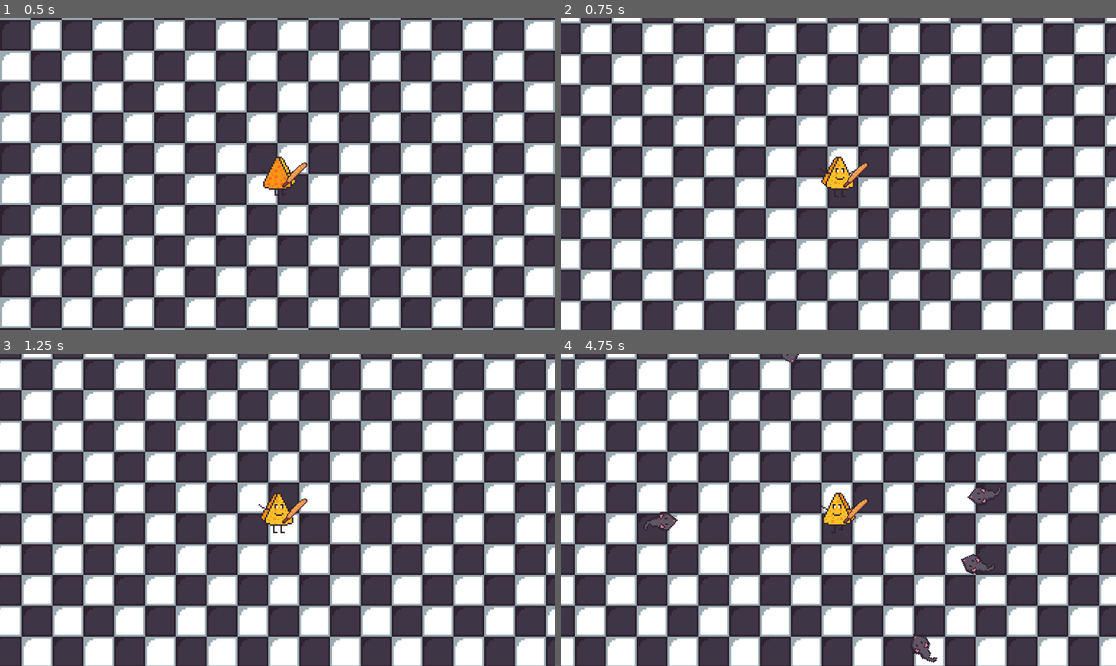
Above: before the commit, frames 1-4 (two rows, left to right).
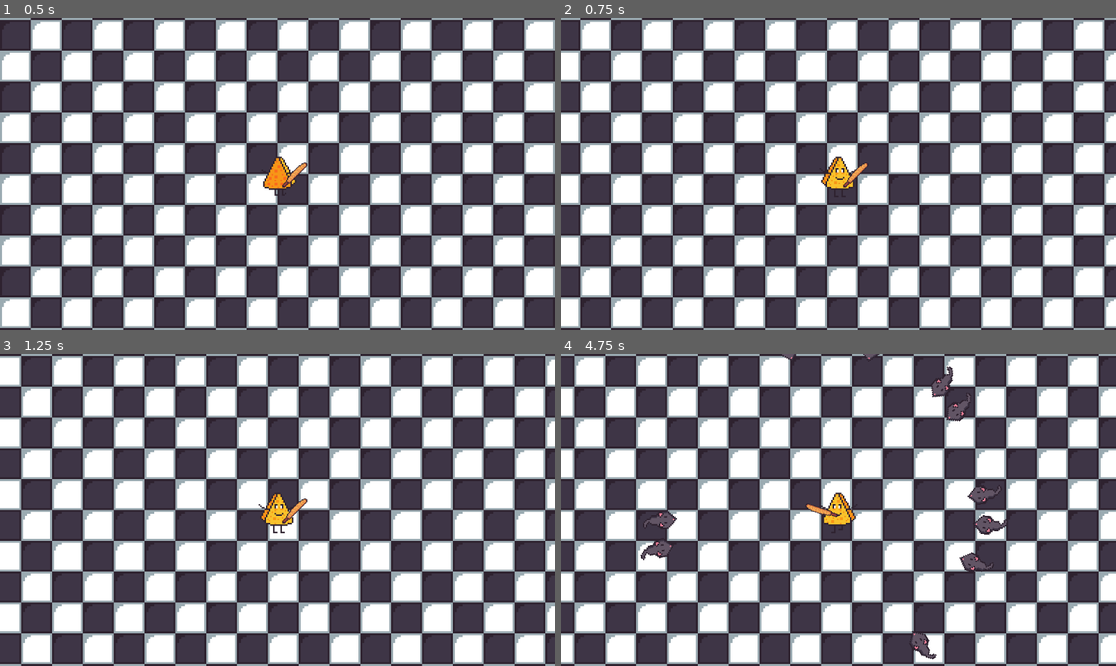
Above: after the commit, the same moments.

Repository: Fiss53/CheeseSurvivor
Game: Godot game, scene res://Scenes/MainScene.tscn
The game is run twice, just before and just after one commit, with the same random seed, the same clock (stepped at 60 frames per second) and the same inputs.
Inputs:
- Up to frame 1 (0.5 s): no input
- Up to frame 2 (0.75 s): tap Enter at 0.5 s; hold Right (ui_right) from 0.53 s (still down); hold Space (ui_attack) from 0.53 s (still down)
- Up to frame 3 (1.25 s): keep holding Right (ui_right); keep holding Space (ui_attack)
- Up to frame 4 (4.75 s): release Right (ui_right) at 1.28 s; release Space (ui_attack) at 1.28 s; hold Down (ui_down) 1.28-2.03 s; tap Space (ui_attack) at 1.35, 2.85, 4.35 s; hold Right (ui_right) 2.03-2.78 s; hold Space (ui_attack) 2.03-2.78 s; hold Up (ui_up) 2.78-3.53 s; hold Space (ui_attack) 3.53-4.28 s; hold Left (ui_left) from 3.53 s (still down)

Frame 1 is identical in both runs. In frame 2, 23% of the frame differs, in the area x 0-100%, y 0-100%; in frame 3, 22%; in frame 4, 24%.

Commit message:
Auto stash before merge of "main" and "origin/main"
Arme épée baguette

Diff:
--- a/Prefabs/Weapons/BaguetteSword.tscn
+++ b/Prefabs/Weapons/BaguetteSword.tscn
@@ -14,20 +14,17 @@
 "speed": 5.0
 }]
 
-[sub_resource type="CircleShape2D" id="CircleShape2D_a5tp2"]
-radius = 151.03
-
 [sub_resource type="RectangleShape2D" id="RectangleShape2D_3aibm"]
-size = Vector2(192, 106)
+size = Vector2(165, 57)
 
 [sub_resource type="RectangleShape2D" id="RectangleShape2D_33maa"]
-size = Vector2(192, 106)
+size = Vector2(161, 57)
 
 [sub_resource type="RectangleShape2D" id="RectangleShape2D_0mevc"]
-size = Vector2(117, 226)
+size = Vector2(63, 199)
 
 [sub_resource type="RectangleShape2D" id="RectangleShape2D_q7p6p"]
-size = Vector2(115, 224)
+size = Vector2(63, 173)
 
 [node name="BaguetteSword" type="Node2D"]
 script = ExtResource("1_k3av8")
@@ -36,38 +33,30 @@
 scale = Vector2(2, 2)
 sprite_frames = SubResource("SpriteFrames_d2k82")
 
-[node name="Area2D" type="Area2D" parent="."]
-
-[node name="CollisionShape2D" type="CollisionShape2D" parent="Area2D"]
-visible = false
-shape = SubResource("CircleShape2D_a5tp2")
-disabled = true
-
 [node name="Area2DLeft" type="Area2D" parent="."]
 
 [node name="CollisionShape2D" type="CollisionShape2D" parent="Area2DLeft"]
-position = Vector2(-69, 2)
+position = Vector2(-82.5, -0.5)
 shape = SubResource("RectangleShape2D_3aibm")
 
 [node name="Area2DRight" type="Area2D" parent="."]
 
 [node name="CollisionShape2D" type="CollisionShape2D" parent="Area2DRight"]
-position = Vector2(65, 2)
+position = Vector2(80.5, -0.5)
 shape = SubResource("RectangleShape2D_33maa")
 
 [node name="Area2DUp" type="Area2D" parent="."]
 
 [node name="CollisionShape2D" type="CollisionShape2D" parent="Area2DUp"]
-position = Vector2(1.5, -58)
+position = Vector2(-0.5, -71.5)
 shape = SubResource("RectangleShape2D_0mevc")
 
 [node name="Area2DDown" type="Area2D" parent="."]
 
 [node name="CollisionShape2D" type="CollisionShape2D" parent="Area2DDown"]
-position = Vector2(1.5, 61)
+position = Vector2(-0.5, 86.5)
 shape = SubResource("RectangleShape2D_q7p6p")
 
-[connection signal="body_entered" from="Area2D" to="." method="_collision"]
 [connection signal="body_entered" from="Area2DLeft" to="." method="_collision"]
 [connection signal="body_entered" from="Area2DRight" to="." method="_collision"]
 [connection signal="body_entered" from="Area2DUp" to="." method="_collision"]
--- a/Scenes/MainScene.tscn
+++ b/Scenes/MainScene.tscn
@@ -224,7 +224,7 @@
 vertical_alignment = 1
 script = ExtResource("4_yr7lc")
 
-[node name="BaguetteSword" parent="Player" instance=ExtResource("5_rq75v")]
+[node name="Weapon" parent="Player" instance=ExtResource("5_rq75v")]
 texture_filter = 1
 position = Vector2(38, 0)
 
--- a/Scripts/BaguetteSword.gd
+++ b/Scripts/BaguetteSword.gd
@@ -1,11 +1,19 @@
 extends Node2D
 
-var damage = 10
+var damage = 50
 var is_attacking = false
 var attack_duration = 0.05
 var time_till_end_attack = 0
 
-var player = get_parent()
+static var pos_left = Vector2(-38, 0)
+static var pos_right = Vector2(38, 0)
+static var pos_up = Vector2(0, -38)
+static var pos_down = Vector2(0, 38)
+
+static var rot_left = -90
+static var rot_right = 0
+static var rot_up = -70
+static var rot_down = 110
 
 var type_ = "baguette"
 
@@ -26,10 +34,29 @@
 func attack():
 	is_attacking = true
 	time_till_end_attack = attack_duration
-	$Area2DLeft/CollisionShape2D.disabled = false
-	$Area2DRight/CollisionShape2D.disabled = false
-	$Area2DUp/CollisionShape2D.disabled = false
-	$Area2DDown/CollisionShape2D.disabled = false
+
+	var player = get_parent()
+	match(player.last_direction):
+		Vector2.LEFT: $Area2DLeft/CollisionShape2D.disabled = false
+		Vector2.RIGHT: $Area2DRight/CollisionShape2D.disabled = false
+		Vector2.UP: $Area2DUp/CollisionShape2D.disabled = false
+		Vector2.DOWN: $Area2DDown/CollisionShape2D.disabled = false
+
+func orientate():
+	var player = get_parent()
+	match(player.last_direction):
+		Vector2.LEFT:
+			position = pos_left
+			rotation = rot_left
+		Vector2.RIGHT:
+			position = pos_right
+			rotation = rot_right
+		Vector2.UP:
+			position = pos_up
+			rotation = rot_up
+		Vector2.DOWN:
+			position = pos_down
+			rotation = rot_down
 
 func _collision(body):
 	if is_attacking:
--- a/Scripts/EnnemyPool.gd
+++ b/Scripts/EnnemyPool.gd
@@ -1,10 +1,9 @@
 extends Node2D
 
-@export var MAX_ENNEMIES = 5
-
-var ennemies_count = 0
+@export var MAX_ENNEMIES = 10
 
 func _process(_delta):
+	var ennemies_count = get_child_count()
 	if (ennemies_count < MAX_ENNEMIES):
 		var angle = randf_range(0, 2 * PI)
 
@@ -16,4 +15,3 @@
 		ennemy.position.y = $"../Player".position.y + ennemy_y
 
 		add_child(ennemy)
-		ennemies_count += 1
--- a/Scripts/Player.gd
+++ b/Scripts/Player.gd
@@ -3,6 +3,7 @@
 @onready var animated_sprite = get_node("AnimatedSpritePlayer")
 @export var SPEED = 2
 var direction
+var last_direction = Vector2.RIGHT
 
 var type_ = "player"
 
@@ -20,6 +21,9 @@
 		Vector2.DOWN: animated_sprite.play("left")
 		Vector2(1,-1): animated_sprite.play("upRight")
 		Vector2(-1,-1): animated_sprite.play("upLeft")
+	if direction != Vector2.ZERO:
+		last_direction = direction
+	$Weapon.orientate()
 
 	velocity = Vector2(direction_x, direction_y).normalized() * SPEED / delta
 
--- a/project.godot
+++ b/project.godot
@@ -42,7 +42,7 @@
 "events": [Object(InputEventKey,"resource_local_to_scene":false,"resource_name":"","device":0,"window_id":0,"alt_presse …(181 unchanged characters)…
 , Object(InputEventJoypadButton,"resource_local_to_scene":false,"resource_name":"","device":0,"button_index":11,"pressure":0.0,"pressed":false,"script":null)
 , Object(InputEventJoypadMotion,"resource_local_to_scene":false,"resource_name":"","device":0,"axis":1,"axis_value":-1.0,"script":null)
-, Object(InputEventKey,"resource_local_to_scene":false,"resource_name":"","device":-1,"window_id":0,"alt_pressed":false,"shift_pressed":false,"ctrl_pressed":false,"meta_pressed":false,"pressed":false,"keycode":0,"physical_keycode":4194309,"key_label":0,"unicode":0,"echo":false,"script":null)
+, Object(InputEventKey,"resource_local_to_scene":false,"resource_name":"","device":-1,"window_id":0,"alt_pressed":false,"shift_pressed":false,"ctrl_pressed":false,"meta_pressed":false,"pressed":false,"keycode":0,"physical_keycode":87,"key_label":0,"unicode":122,"echo":false,"script":null)
 ]
 }
 ui_down={
Not shown: 1 places in Prefabs/Weapons/BaguetteSword.tscn that only renumber resources
